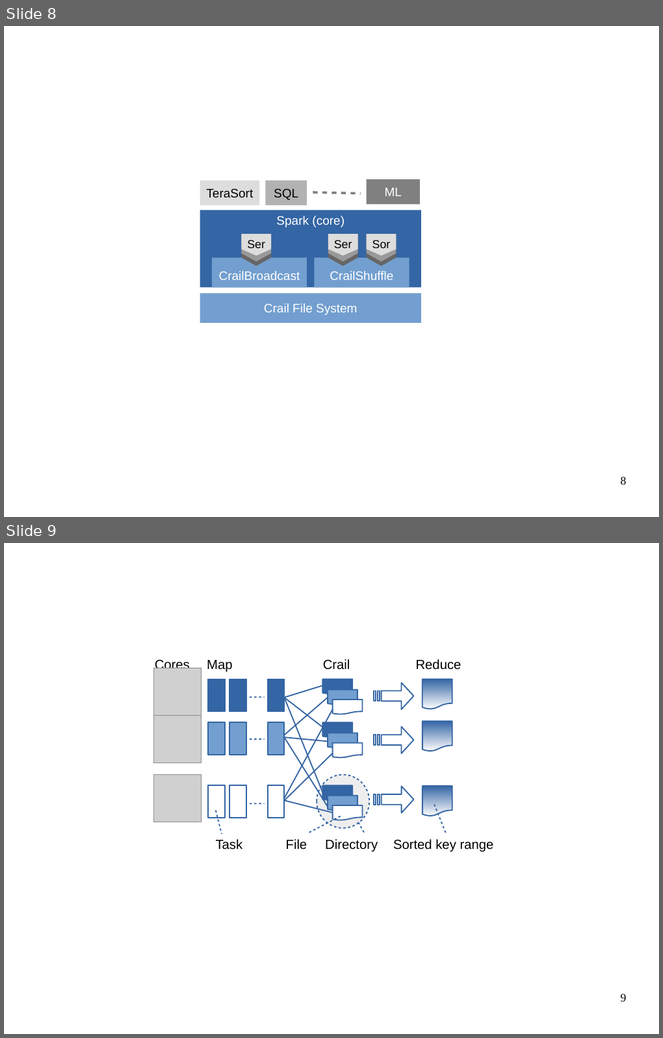
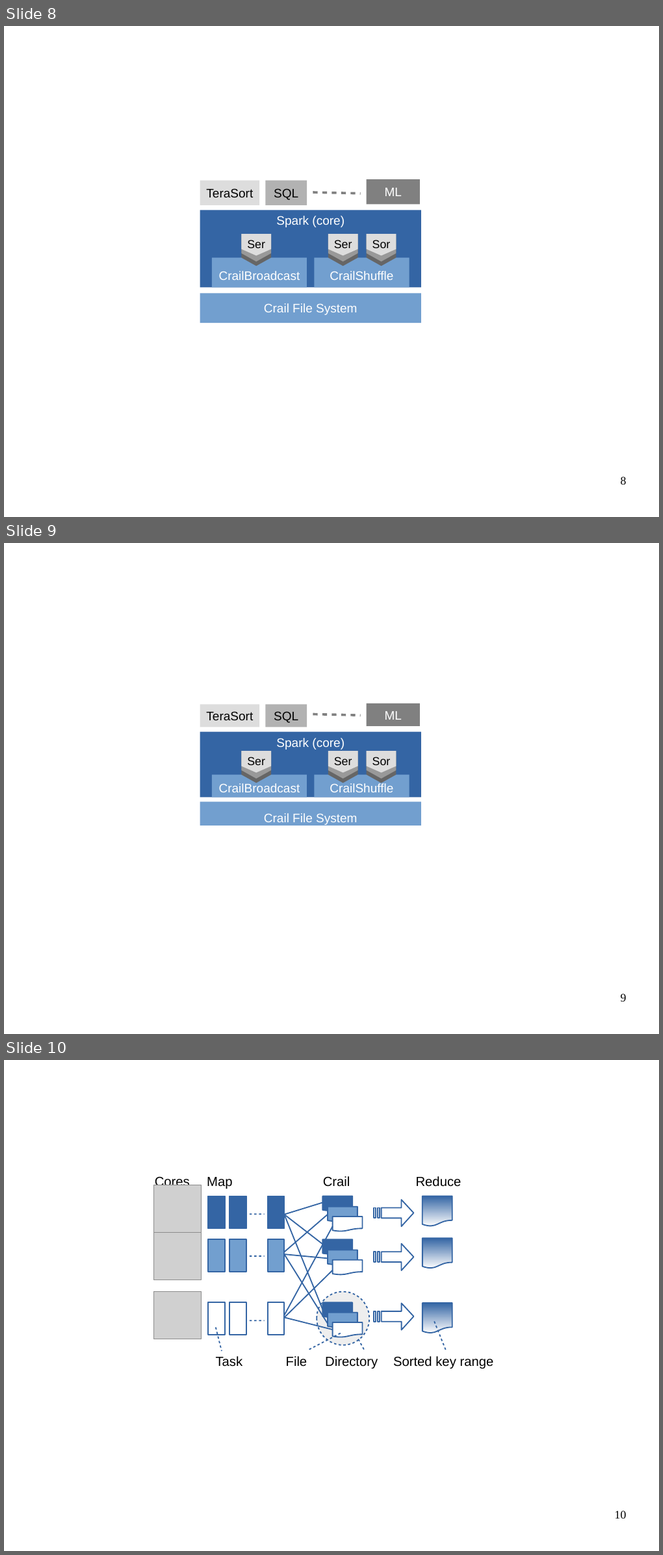
Before and after one commit to apache/incubator-crail-website, a slide deck: _graphix/website.odp. Shown one above the other, each under a label of ours: slides 8 and 9 before the commit, slides 8, 9 and 10 after it. The pictures are 663x1038 and 663x1555 pixels, drawn with LibreOffice and Linux fonts; fonts in the diff are those of the drawing; grey boxes stand for pictures; background and template pictures are left out. Boxes give left, top, right and bottom in pixels: in the first picture for what was removed or moved away, otherwise in the second. Text is boxed around its words. In the diff, an @@ line names an element or a change of style, - is before the commit and + after.

```diff
--- a/_graphix/website.odp
+++ b/_graphix/website.odp
@@ slide 9 added at (4, 543, 659, 1034), background #FFFFFF @@
@@ rectangle added at (200, 705, 259, 728), fill #DDDDDD, 15 pt, text #000000 @@
+TeraSort
@@ rectangle added at (265, 705, 307, 728), fill #B2B2B2, 15 pt, text #000000 @@
+SQL
@@ line added from (313, 714) to (361, 715), #808080 2.89 pt @@
@@ rectangle added at (367, 704, 420, 726), fill #808080, 15 pt, text #FFFFFF @@
+ML
@@ rectangle added at (200, 732, 421, 797), fill #3465A4 @@
@@ freeform shape added at (242, 756, 272, 783), fill #666666 @@
@@ freeform shape added at (242, 751, 272, 779), fill #999999 @@
@@ freeform shape added at (242, 751, 272, 773), fill #DDDDDD @@
@@ text added at (247, 757, 265, 765), 14 pt, text #000000 @@
+Ser
@@ text added at (276, 738, 345, 750), 15 pt, text #FFFFFF @@
+Spark (core)
@@ freeform shape added at (328, 756, 358, 783), fill #666666 @@
@@ freeform shape added at (328, 751, 358, 779), fill #999999 @@
@@ freeform shape added at (328, 751, 358, 773), fill #DDDDDD @@
@@ text added at (334, 757, 352, 765), 14 pt, text #000000 @@
+Ser
@@ freeform shape added at (367, 756, 397, 783), fill #666666 @@
@@ freeform shape added at (367, 751, 397, 779), fill #999999 @@
@@ freeform shape added at (367, 751, 397, 773), fill #DDDDDD @@
@@ text added at (373, 757, 391, 765), 14 pt, text #000000 @@
+Sor
@@ rectangle added at (212, 775, 307, 797), fill #729FCF @@
@@ rectangle added at (314, 775, 410, 797), fill #729FCF @@
@@ text added at (219, 783, 300, 793), 15 pt, text #FFFFFF @@
+CrailBroadcast
@@ text added at (330, 783, 393, 793), 15 pt, text #FFFFFF @@
+CrailShuffle
@@ rectangle added at (200, 802, 421, 826), fill #729FCF @@
@@ text added at (264, 813, 357, 825), 15 pt, text #FFFFFF @@
+Crail File System
@@ page number added at (621, 994, 627, 1002), 14 pt, text #000000 @@
+9
@@ what was slide 9 is now slide 10 @@
@@ page number at (615, 1511, 627, 1519): text changed @@
-9
+10
```
Also in this commit, not shown: 1 other file.
